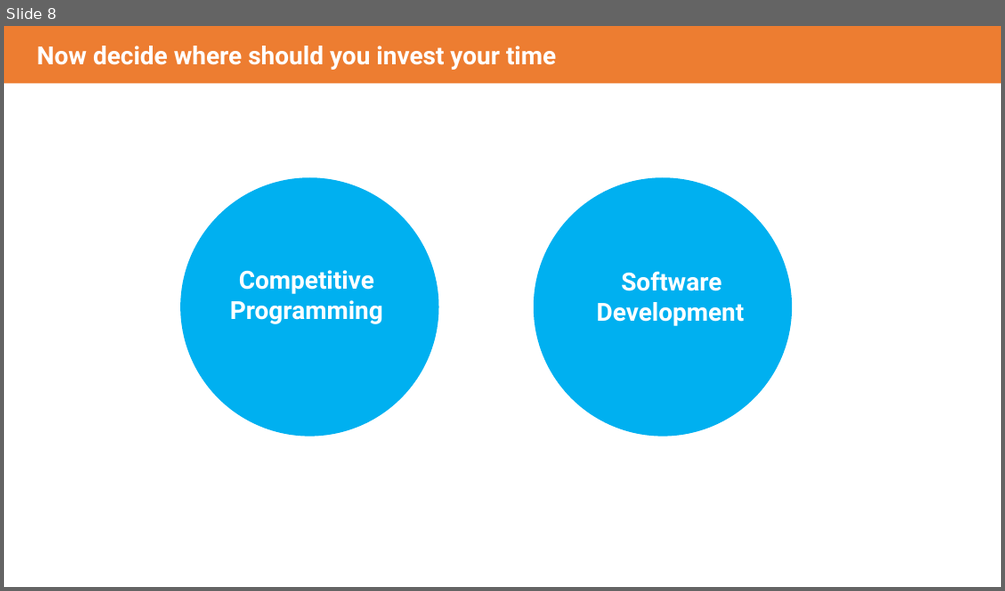
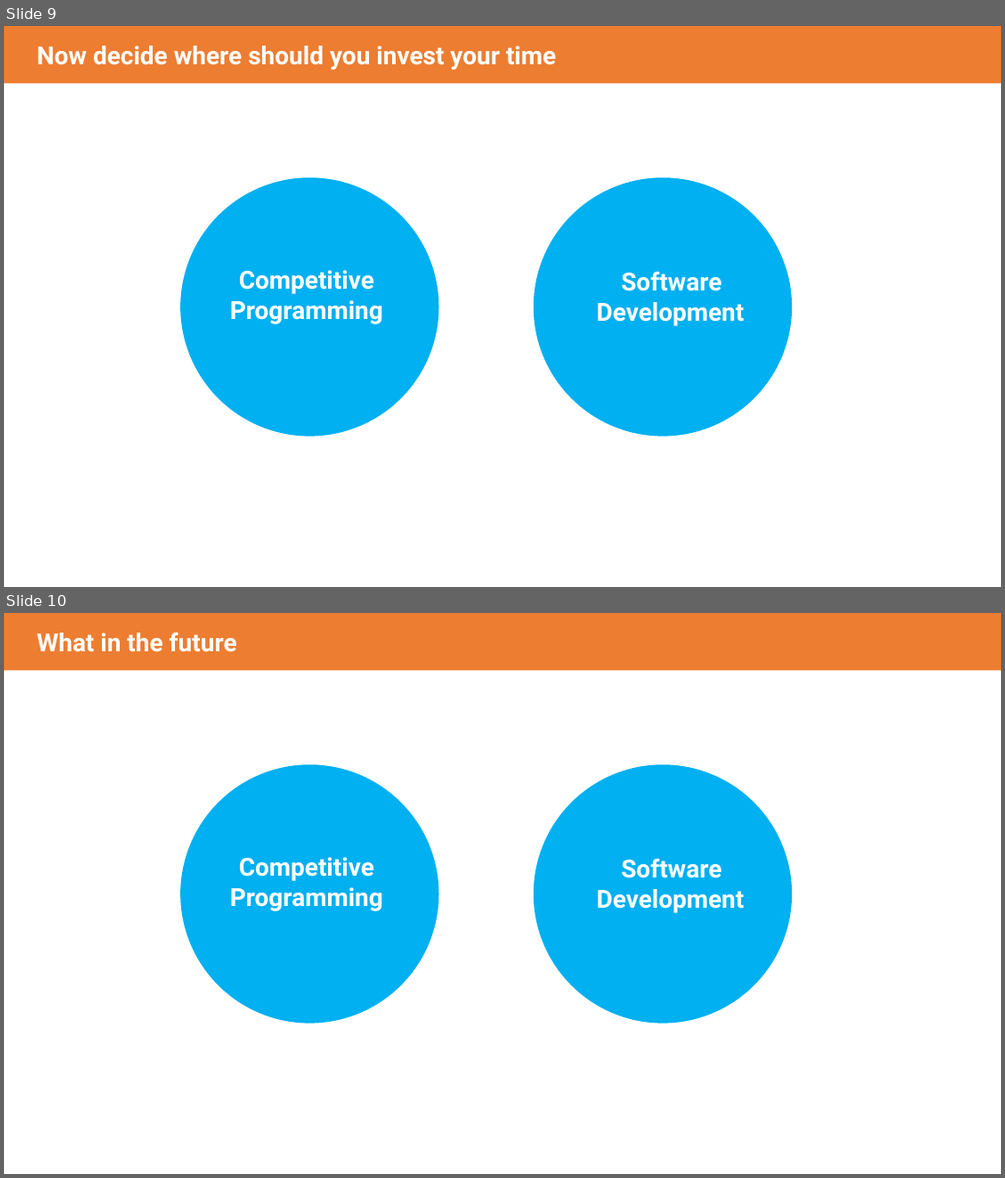
Before and after one commit to coder-sabbir/MERN-Full-Stack-Web-Development, a slide deck: 5. Career Guideline/CP VS SD.pptx. Shown one above the other, each under a label of ours: slide 8 before the commit, slides 9 and 10 after it. The pictures are 1005x591 and 1005x1178 pixels, drawn with LibreOffice and Linux fonts; fonts in the diff are those of the drawing. Boxes give left, top, right and bottom in pixels: in the first picture for what was removed or moved away, otherwise in the second. Text is boxed around its words. In the diff, an @@ line names an element or a change of style, - is before the commit and + after.

```diff
--- a/5. Career Guideline/CP VS SD.pptx
+++ b/5. Career Guideline/CP VS SD.pptx
@@ slide 10 added at (4, 613, 1001, 1174), background #FFFFFF @@
@@ rectangle added at (4, 613, 1001, 671), fill #ED7D31 @@
@@ text added at (37, 632, 237, 652), 24 pt, text #FFFFFF, bold @@
+What in the future
@@ ellipse added at (180, 765, 439, 1023), fill #00B0F0 @@
@@ ellipse added at (534, 765, 793, 1023), fill #00B0F0 @@
@@ text added at (230, 857, 383, 911), 24 pt, text #FFFFFF, bold @@
+Competitive
+Programming
@@ text added at (597, 858, 744, 913), 24 pt, text #FFFFFF, bold @@
+Software
+Development
@@ rectangle added at (582, 933, 596, 963), fill #00B0F0 @@
@@ what was slide 8 is now slide 9 @@
```
Also in this commit, not shown: 1 other slide added, 3 other files.
